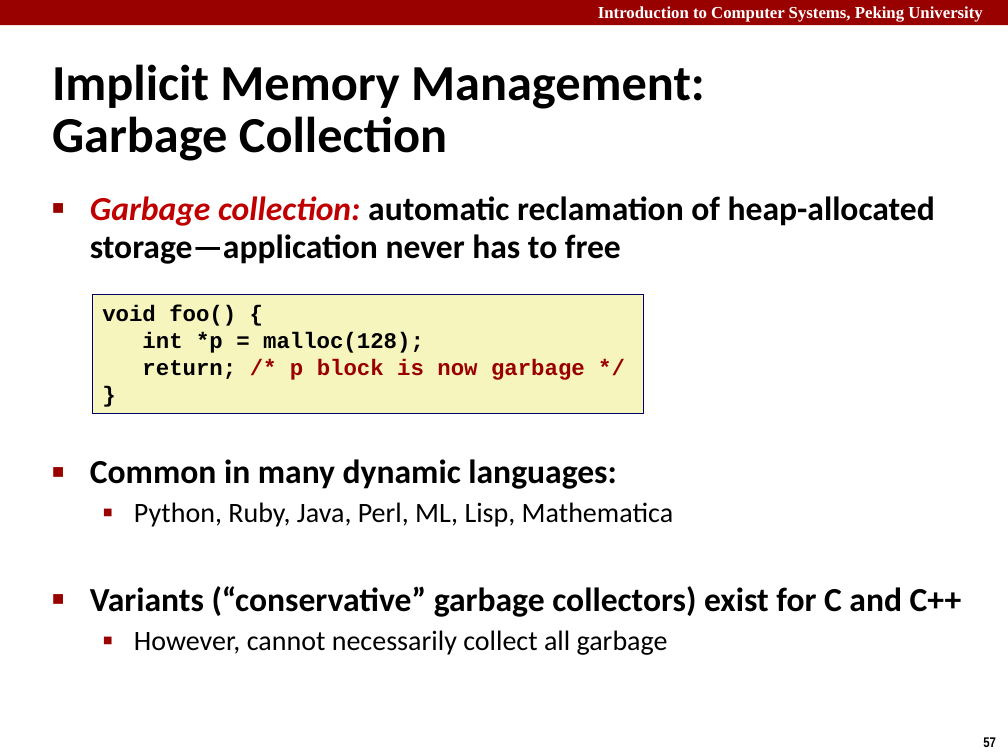
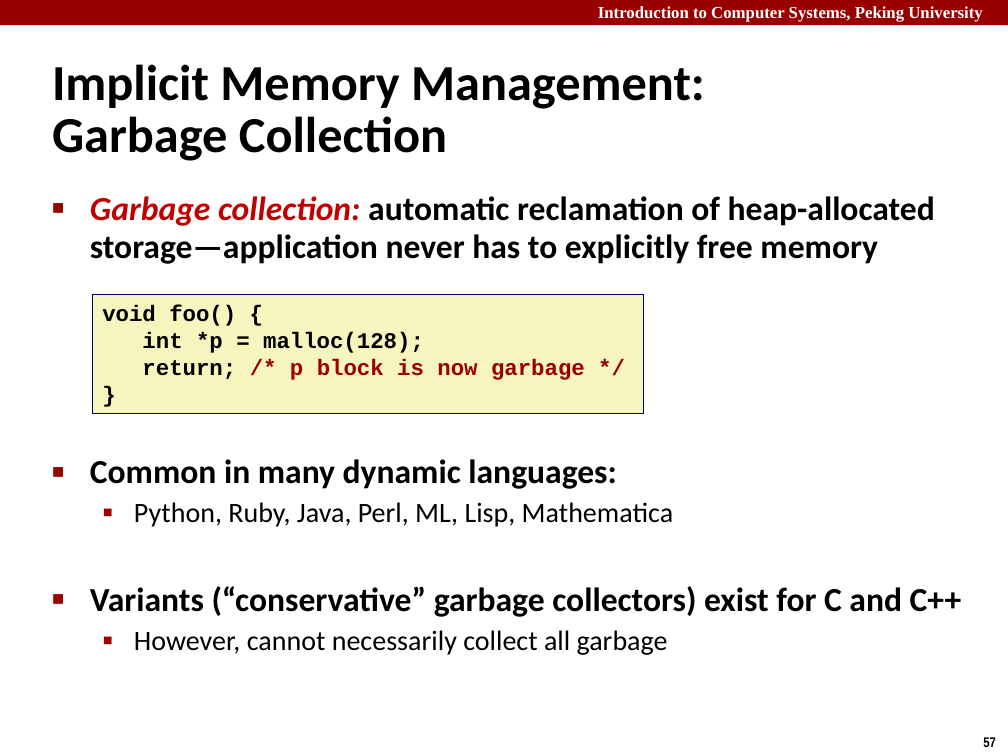
Before and after one commit to caodg/ics, a slide deck: slide 57 of slides/B07-DMM.pptx. Drawn at 1008x756 pixels with LibreOffice and Linux fonts; fonts in the diff are those of the drawing. Boxes give left, top, right and bottom in pixels: in the first picture for what was removed or moved away, otherwise in the second. Text is boxed around its words. In the diff, an @@ line names an element or a change of style, - is before the commit and + after.

```diff
--- a/slides/B07-DMM.pptx
+++ b/slides/B07-DMM.pptx
@@ text at bbox=[90, 196, 935, 264]: text changed @@
-■ Garbage collection: automatic reclamation of heap-allocated storage—application never has to free
+■ Garbage collection: automatic reclamation of heap-allocated storage—application never has to explicitly free memory
```
Also in this commit, not shown: 4 other slides changed, 3 other files.
